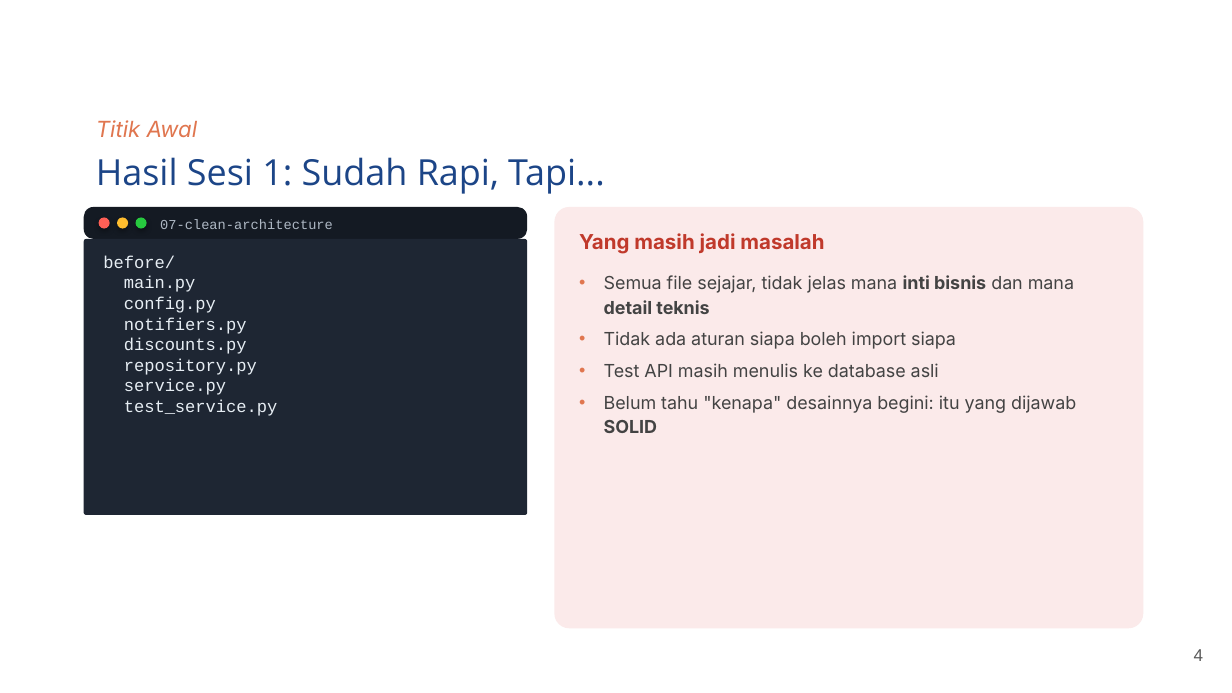
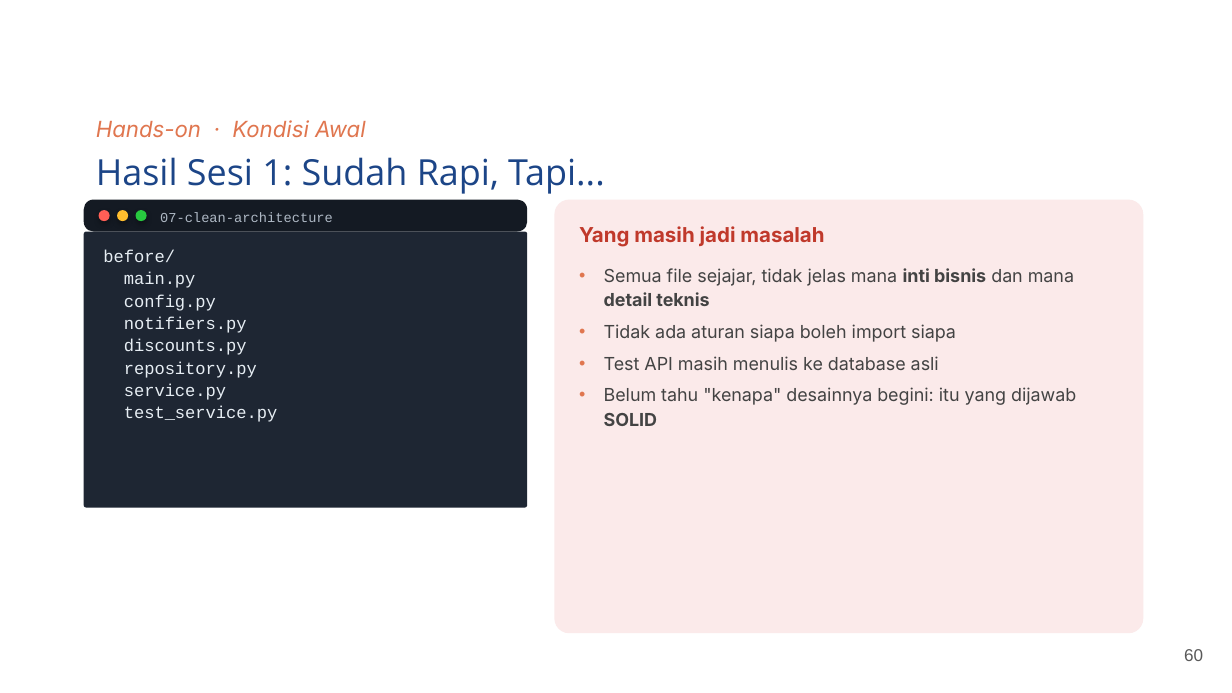
Before and after one commit to bagusedghar/fastapi-intermediate, a slide deck: slide 60 of sesi-02-solid-clean-architecture/slides/Sesi 2 - SOLID, Clean Architecture & Dependency Injection.pptx (slide 4 before the commit). Drawn at 1232x693 pixels with LibreOffice and Linux fonts; fonts in the diff are those of the drawing; background and template pictures are left out. Boxes give left, top, right and bottom in pixels: in the first picture for what was removed or moved away, otherwise in the second. Text is boxed around its words. In the diff, an @@ line names an element or a change of style, - is before the commit and + after.

```diff
--- a/sesi-02-solid-clean-architecture/slides/Sesi 2 - SOLID, Clean Architecture & Dependency Injection.pptx
+++ b/sesi-02-solid-clean-architecture/slides/Sesi 2 - SOLID, Clean Architecture & Dependency Injection.pptx
@@ text at box(96, 120, 366, 138): text changed @@
-Titik Awal
+Hands-on · Kondisi Awal
@@ 3 ellipses, 2 texts, 2 rounded rectangles: place and size @@
-3 ellipses, 2 texts, 2 rounded rectangles at box(84, 207, 824, 515)
+3 ellipses, 2 texts, 2 rounded rectangles at box(84, 200, 824, 508)
@@ rounded rectangle: place and size @@
-rounded rectangle at box(554, 207, 1143, 628)
+rounded rectangle at box(554, 200, 1143, 633)
@@ rounded rectangle at box(554, 200, 1143, 633): proportions changed @@
@@ text "before/" at box(103, 249, 278, 422): line spacing 1 to 13pt @@
@@ text "Semua file sejajar, tidak jelas ...": place and size @@
-text "Semua file sejajar, tidak jelas ..." at box(604, 275, 1076, 433)
+text "Semua file sejajar, tidak jelas ..." at box(604, 268, 1076, 426)
@@ page number at box(1184, 649, 1203, 661): text changed @@
-4
+60
```
Also in this commit, not shown: 17 other slides changed, 56 slides added, 6 slides removed, 41 other files.
